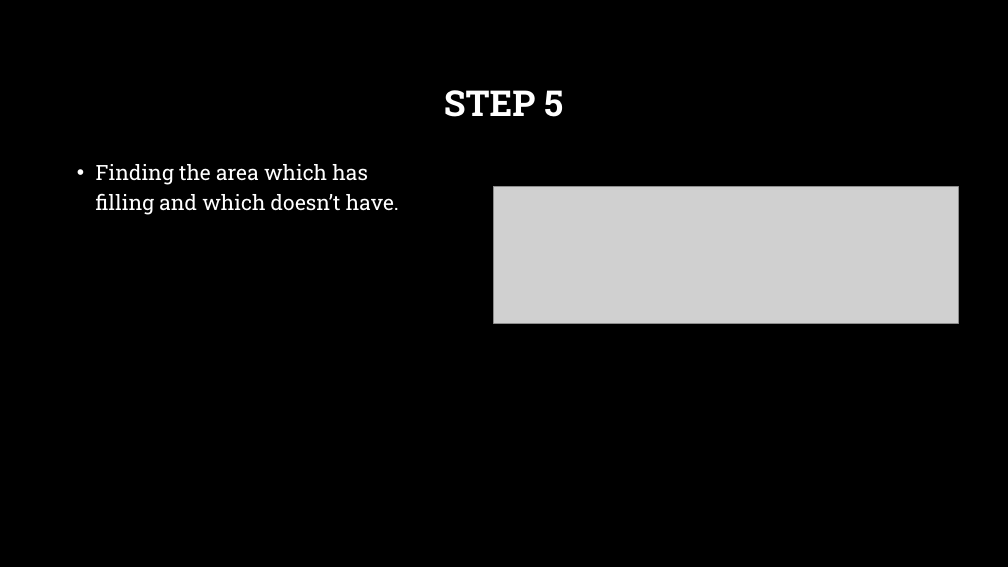
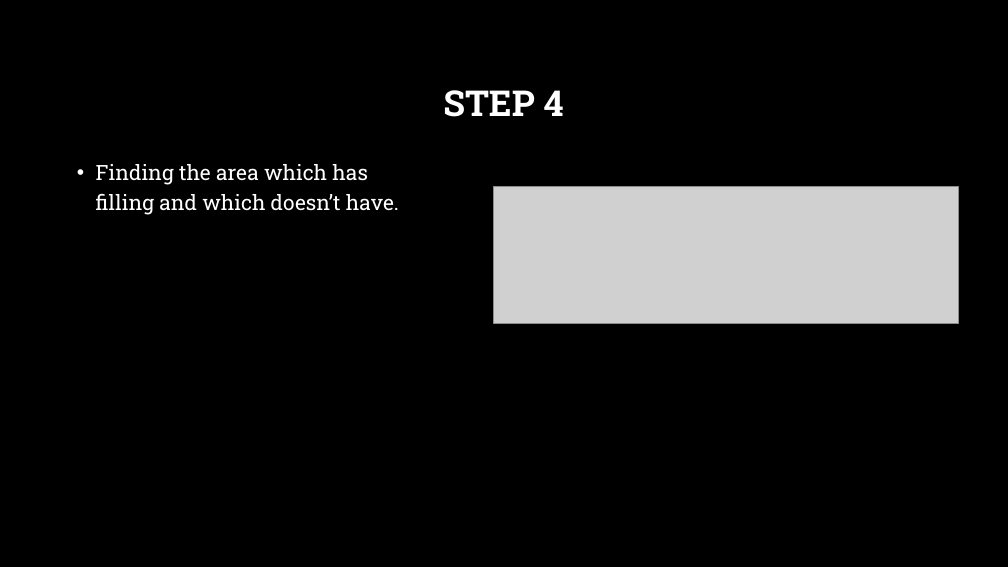
Before and after one commit to abhinavjha98/Python_Image_OpenCV, a slide deck: slide 4 of Tooth filling.pptx (slide 5 before the commit). Drawn at 1008x567 pixels with LibreOffice and Linux fonts; fonts in the diff are those of the drawing; grey boxes stand for pictures; background and template pictures are left out. Boxes give left, top, right and bottom in pixels: in the first picture for what was removed or moved away, otherwise in the second. Text is boxed around its words. In the diff, an @@ line names an element or a change of style, - is before the commit and + after.

```diff
--- a/Tooth filling.pptx
+++ b/Tooth filling.pptx
@@ title at <box>443,90,564,117</box>: text changed @@
-STEP 5
+STEP 4
```
Also in this commit, not shown: 1 other slide changed, 1 slide removed.
